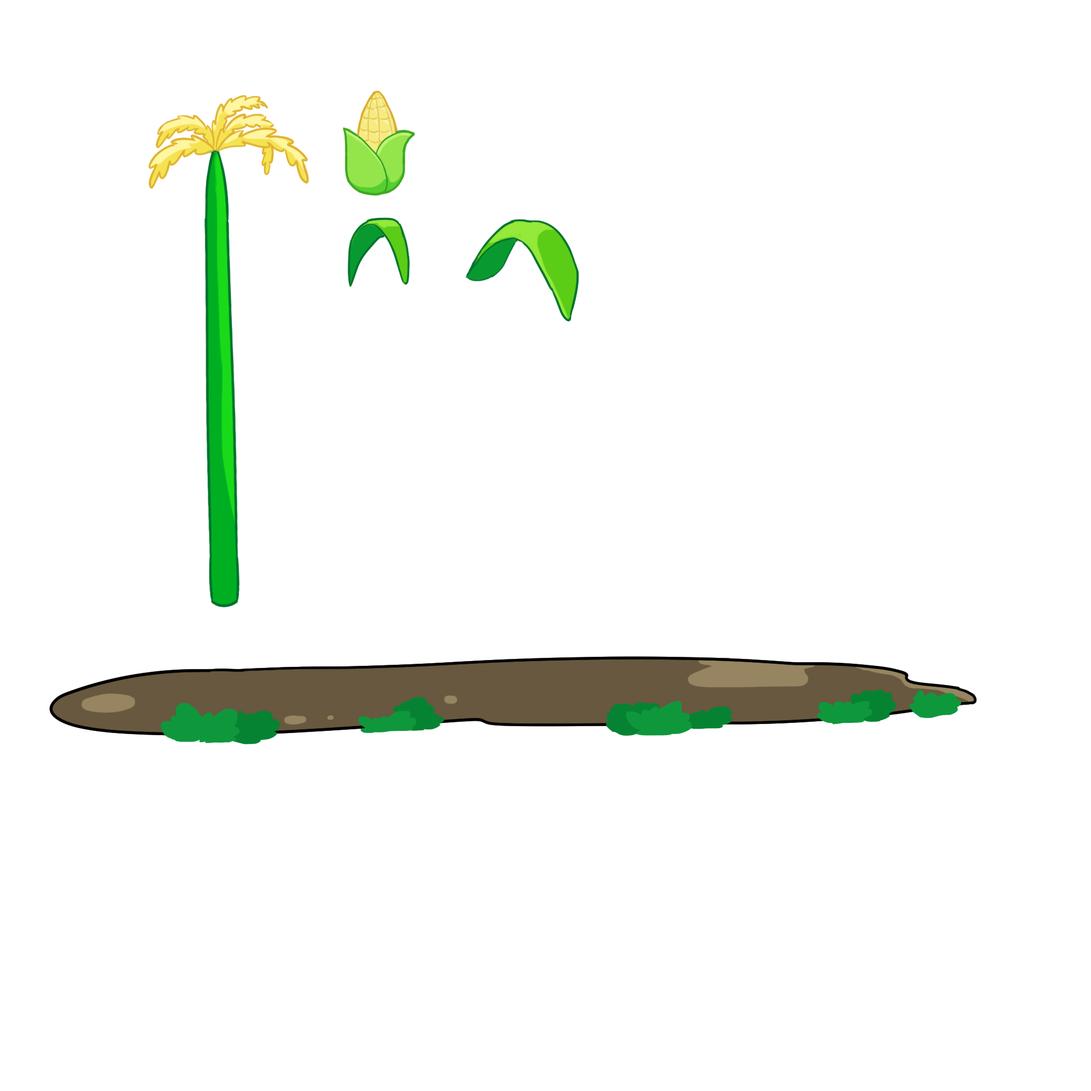
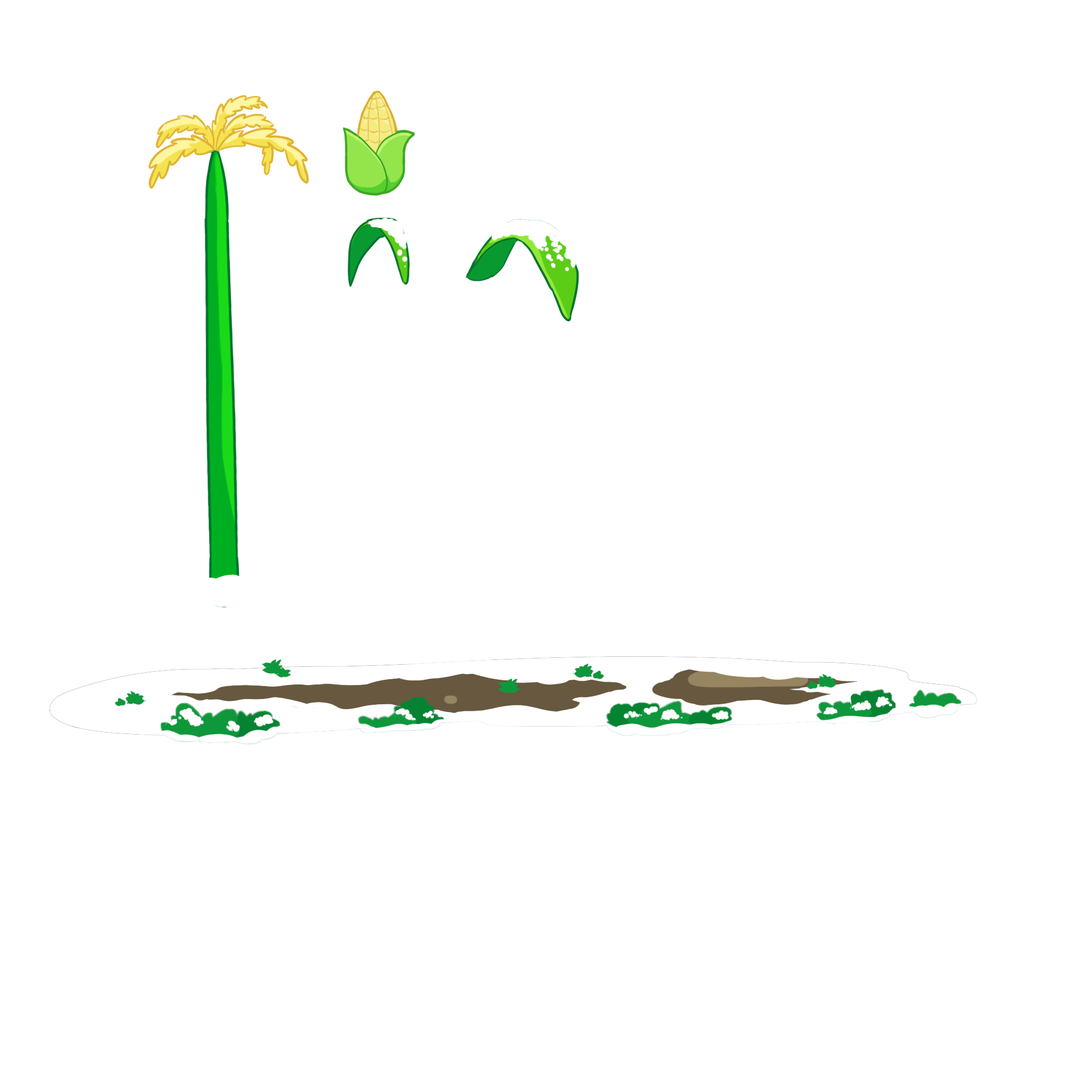
The second (1091, 1091) image is a revision of the first. Changes to its layers:
removed group "Group 1" (8 layers) over [49, 217, 978, 745]
added layer "Layer 30" above "Layer 29" over [114, 659, 839, 707]
moved "Layer 29" out of group "Group 1", painted on it over [49, 656, 978, 745]
removed layer "Layer 26" from group "Group 1" over [49, 656, 978, 737]
removed layer "Layer 27" from group "Group 1" over [49, 657, 978, 737]
moved "Layer 28" out of group "Group 1", painted on it over [49, 656, 978, 745]
renamed "Layer 17" to "Layer 31", painted on it over [208, 217, 577, 608]
removed layer "Layer 15" over [208, 574, 241, 608]
removed layer "Layer 16" over [208, 574, 241, 608]
moved "Layer 19" out of group "Group 1", painted on it over [208, 217, 577, 608]
renamed "Layer 23" to "Background copy", hid it, opacity 100% → 89%, moved it out of group "Group 1", painted on it over [49, 217, 978, 745]
